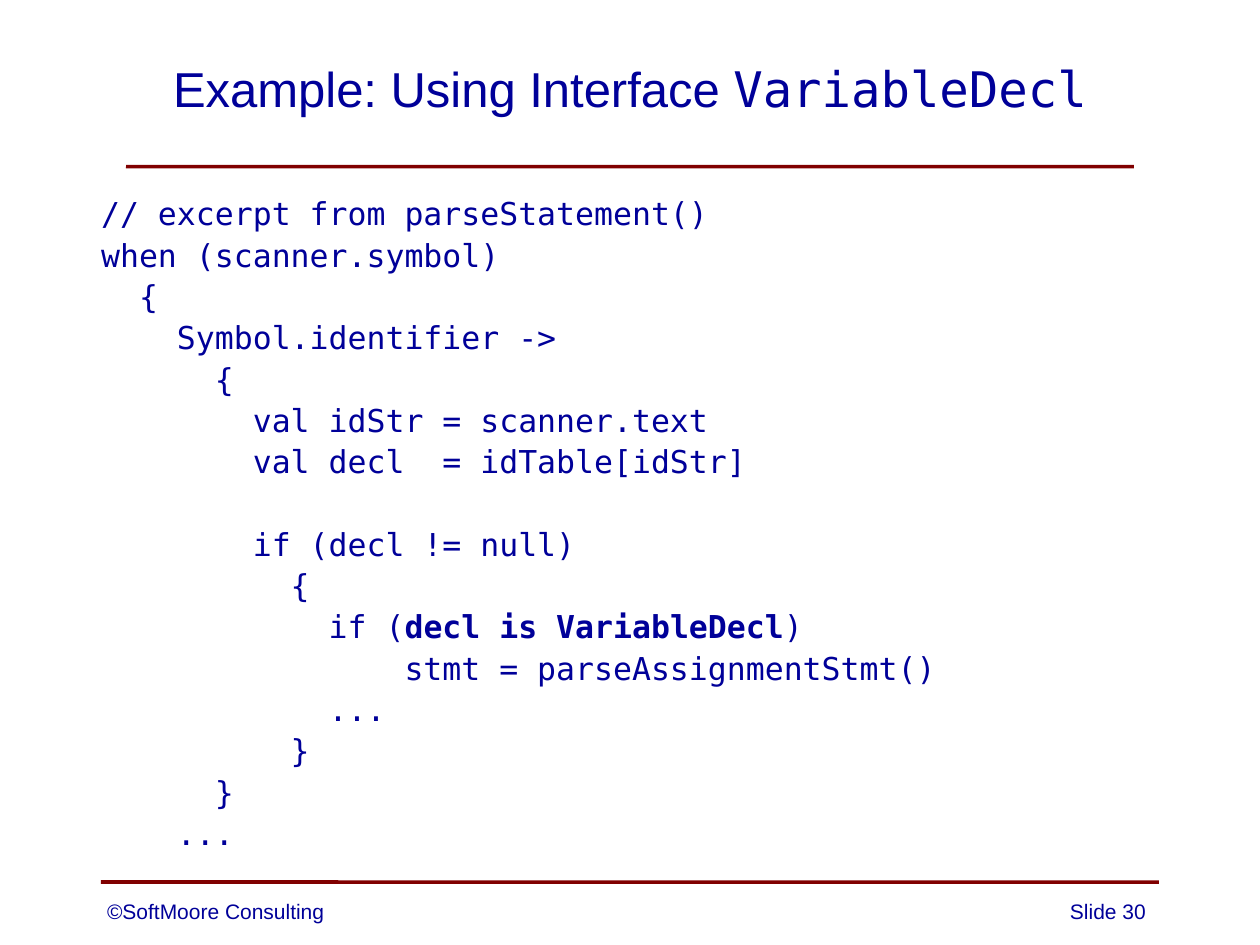
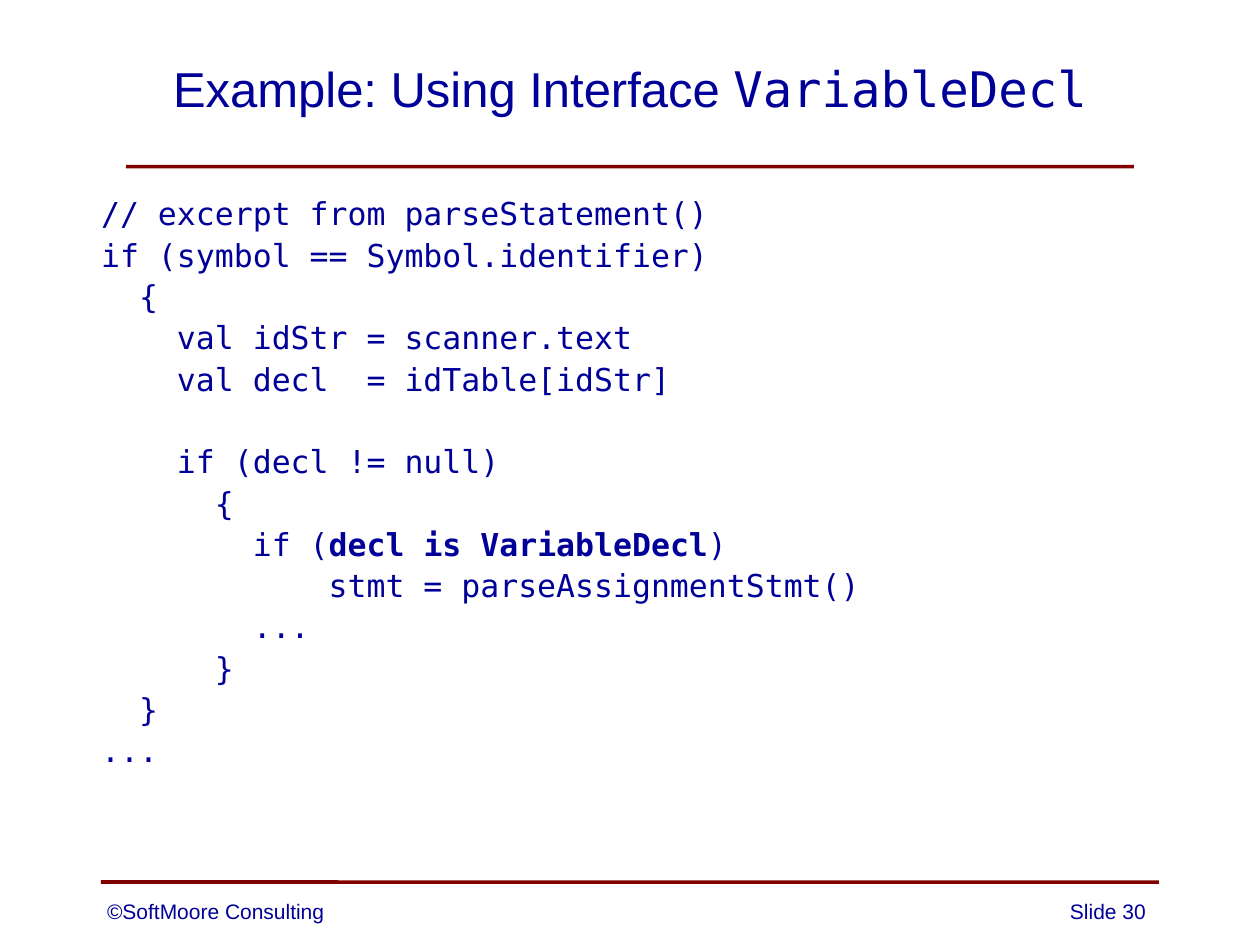
Before and after one commit to SoftMoore/CPRL-Kt-2nd, a slide deck: slide 30 of PowerPoints/08 - Abstract Syntax Trees.pptx. Drawn at 1260x945 pixels with LibreOffice and Linux fonts; fonts in the diff are those of the drawing. Boxes give left, top, right and bottom in pixels: in the first picture for what was removed or moved away, otherwise in the second. Text is boxed around its words. In the diff, an @@ line names an element or a change of style, - is before the commit and + after.

Commit message:
minor improvements to a couple of PowerPoint slides

```diff
--- a/PowerPoints/08 - Abstract Syntax Trees.pptx
+++ b/PowerPoints/08 - Abstract Syntax Trees.pptx
@@ text at [101,243,708,274]: text changed @@
-when (scanner.symbol)
-{
-Symbol.identifier ->
+if (symbol == Symbol.identifier)
```
